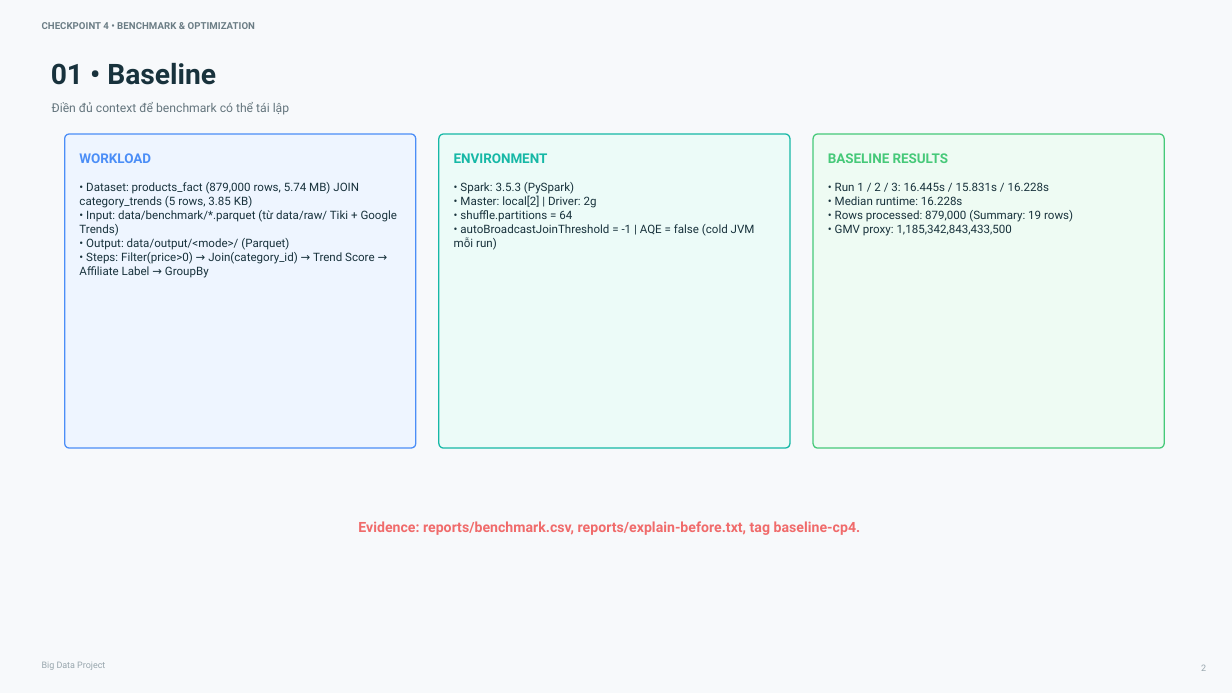
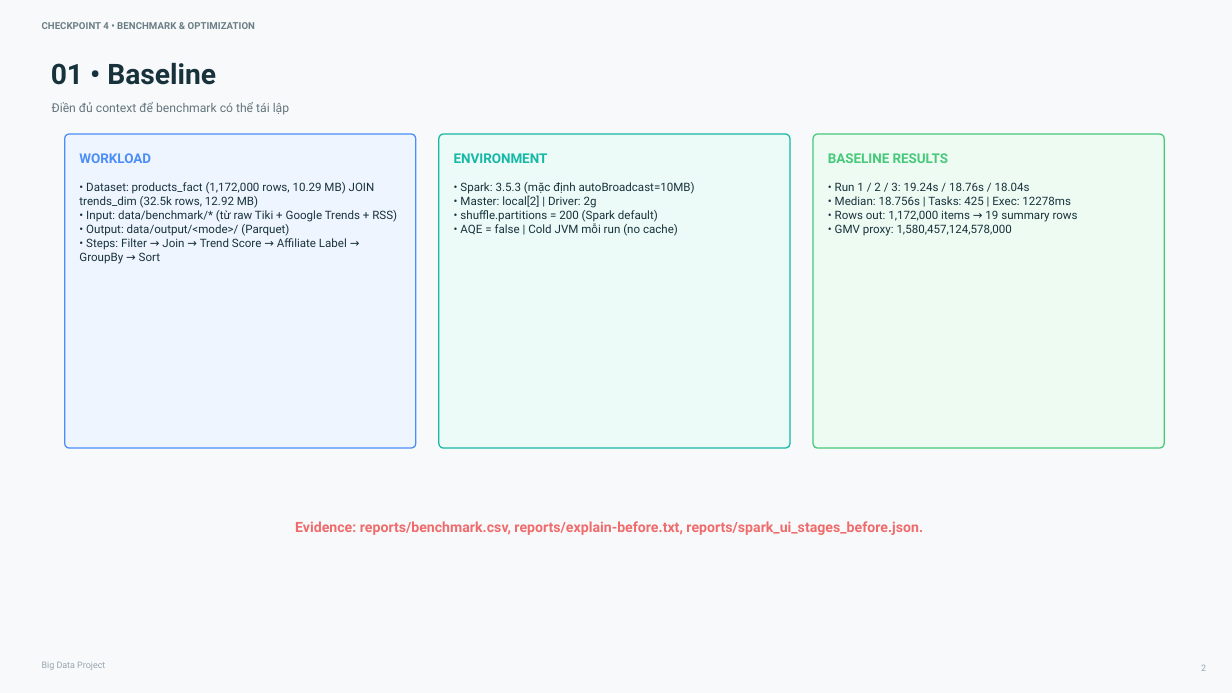
Before and after one commit to minwell09/final_bigdata, a slide deck: slide 2 of docs/BigData_DoAn4_Checkpoint4_Report.pptx. Drawn at 1232x693 pixels with LibreOffice and Linux fonts; fonts in the diff are those of the drawing. Boxes give left, top, right and bottom in pixels: in the first picture for what was removed or moved away, otherwise in the second. Text is boxed around its words. In the diff, an @@ line names an element or a change of style, - is before the commit and + after.

Commit message:
feat(checkpoint-4): keep E02 shuffle.partitions=8 (-28.33%, -92.9% tasks), revert E01/E03, add Spark UI evidence & reports

```diff
--- a/docs/BigData_DoAn4_Checkpoint4_Report.pptx
+++ b/docs/BigData_DoAn4_Checkpoint4_Report.pptx
@@ text at bbox=[79, 182, 397, 222]: text changed @@
-• Dataset: products_fact (879,000 rows, 5.74 MB) JOIN category_trends (5 rows, 3.85 KB)
-• Input: data/benchmark/*.parquet (từ data/raw/ Tiki + Google Trends)
+• Dataset: products_fact (1,172,000 rows, 10.29 MB) JOIN trends_dim (32.5k rows, 12.92 MB)
+• Input: data/benchmark/* (từ raw Tiki + Google Trends + RSS)
@@ text at bbox=[460, 182, 695, 194]: text changed @@
-• Spark: 3.5.3 (PySpark)
+• Spark: 3.5.3 (mặc định autoBroadcast=10MB)
@@ text at bbox=[835, 182, 1078, 236]: text changed @@
-• Run 1 / 2 / 3: 16.445s / 15.831s / 16.228s
-• Median runtime: 16.228s
-• Rows processed: 879,000 (Summary: 19 rows)
-• GMV proxy: 1,185,342,843,433,500
+• Run 1 / 2 / 3: 19.24s / 18.76s / 18.04s
+• Median: 18.756s | Tasks: 425 | Exec: 12278ms
+• Rows out: 1,172,000 items → 19 summary rows
+• GMV proxy: 1,580,457,124,578,000
@@ text at bbox=[79, 238, 347, 264]: text changed @@
-• Steps: Filter(price>0) → Join(category_id) → Trend Score → Affiliate Label → GroupBy
+• Steps: Filter → Join → Trend Score → Affiliate Label → GroupBy → Sort
@@ text at bbox=[460, 210, 678, 236]: text changed @@
-• shuffle.partitions = 64
-• autoBroadcastJoinThreshold = -1 | AQE = false (cold JVM mỗi run)
+• shuffle.partitions = 200 (Spark default)
+• AQE = false | Cold JVM mỗi run (no cache)
@@ text at bbox=[295, 521, 923, 535]: text changed @@
-Evidence: reports/benchmark.csv, reports/explain-before.txt, tag baseline-cp4.
+Evidence: reports/benchmark.csv, reports/explain-before.txt, reports/spark_ui_stages_before.json.
```
Also in this commit, not shown: 5 other slides changed, 12 other files.
